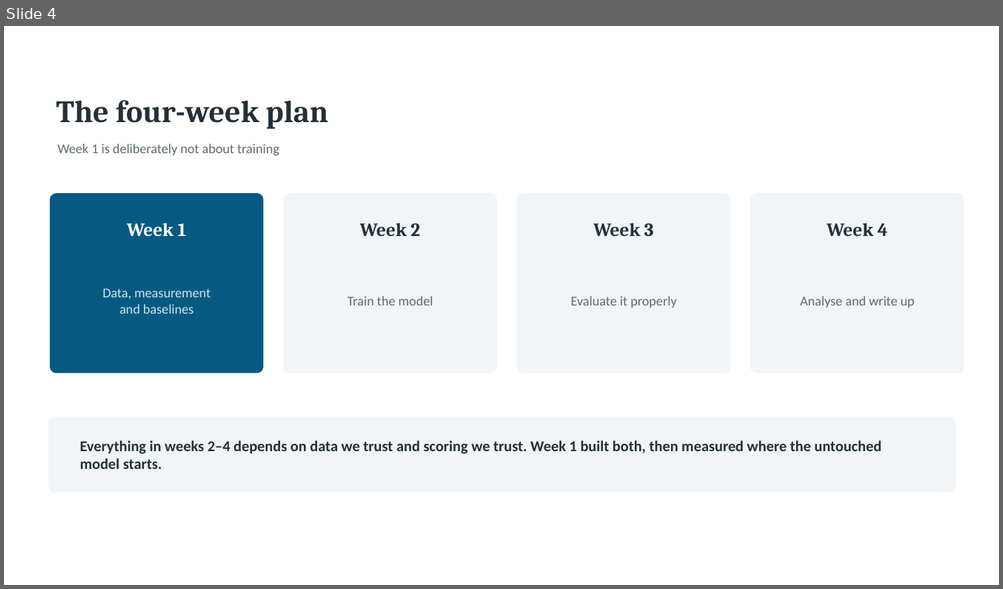
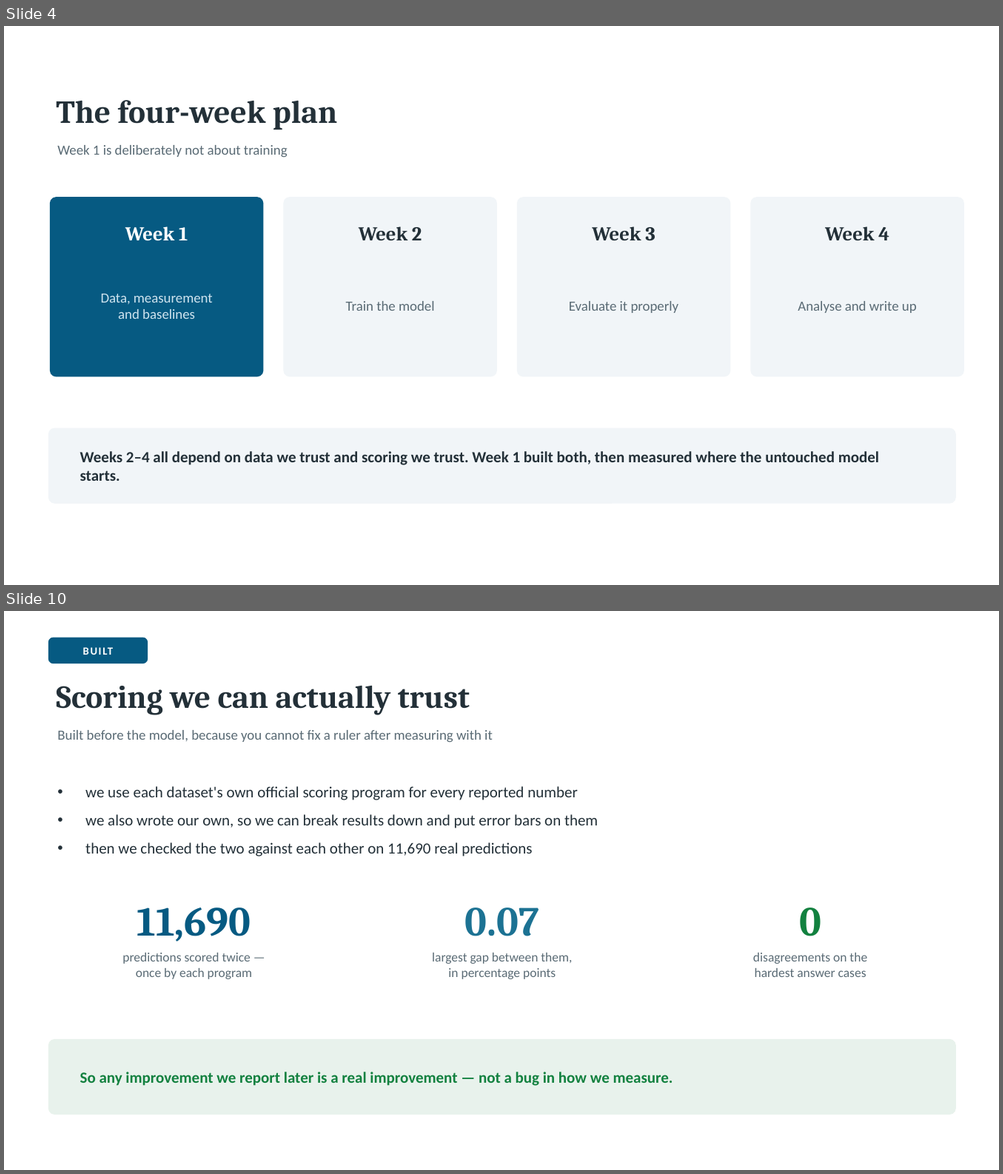
Before and after one commit to Ahmed-Elghazaly/chartqa-dual-target, a slide deck: presentation/ChartQA-Week1.pptx. Shown one above the other, each under a label of ours: slide 4 before the commit, slides 4 and 10 after it; the slides between them are not shown. The pictures are 1003x589 and 1003x1174 pixels, drawn with LibreOffice and Linux fonts; fonts in the diff are those of the drawing. Boxes give left, top, right and bottom in pixels: in the first picture for what was removed or moved away, otherwise in the second. Text is boxed around its words. In the diff, an @@ line names an element or a change of style, - is before the commit and + after.

```diff
--- a/presentation/ChartQA-Week1.pptx
+++ b/presentation/ChartQA-Week1.pptx
@@ slide 10 added at box(4, 611, 999, 1170), background #FFFFFF @@
@@ rounded rectangle added at box(48, 638, 148, 664), fill #065A82, outline #065A82 1 pt @@
@@ text added at box(48, 638, 148, 664), 10.5 pt, text #FFFFFF, bold @@
+BUILT
@@ text added at box(56, 686, 469, 715), 31 pt, text #233038, bold @@
+Scoring we can actually trust
@@ text added at box(57, 730, 492, 742), 13.5 pt, text #5A6B75 @@
+Built before the model, because you cannot fix a ruler after measuring with it
@@ text added at box(85, 786, 597, 857), 15 pt, text #233038 @@
+• we use each dataset's own official scoring program for every reported number
+• we also wrote our own, so we can break results down and put error bars on them
+• then we checked the two against each other on 11,690 real predictions
@@ text added at box(137, 908, 251, 942), 40 pt, text #065A82, bold @@
+11,690
@@ text added at box(465, 908, 539, 937), 40 pt, text #1C7293, bold @@
+0.07
@@ text added at box(799, 908, 821, 937), 40 pt, text #12813F, bold @@
+0
@@ text added at box(122, 953, 252, 980), 12.5 pt, text #5A6B75 @@
+predictions scored twice —
+once by each program
@@ text added at box(432, 953, 572, 980), 12.5 pt, text #5A6B75 @@
+largest gap between them,
+in percentage points
@@ text added at box(753, 953, 867, 977), 12.5 pt, text #5A6B75 @@
+disagreements on the
+hardest answer cases
@@ rounded rectangle added at box(48, 1040, 956, 1115), fill #E8F2EC, outline #E8F2EC 1 pt @@
@@ text added at box(80, 1072, 673, 1086), 15 pt, text #12813F, bold @@
+So any improvement we report later is a real improvement — not a bug in how we measure.
@@ slide 4 changed as well @@
@@ text "The four-week plan" at box(56, 100, 337, 130): size 30 to 31 pt @@
@@ 4 texts, 4 rounded rectangles: place and size @@
-4 texts, 4 rounded rectangles at box(51, 194, 964, 373)
+4 texts, 4 rounded rectangles at box(51, 198, 964, 377)
@@ size 18 to 19 pt in 4 elements at box(125, 227, 188, 241), box(358, 227, 421, 241), box(592, 227, 655, 241), box(825, 227, 889, 241) @@
@@ size 13 to 13.5 pt in 5 elements at box(57, 145, 287, 157), box(101, 294, 213, 319), box(346, 301, 435, 311), box(569, 301, 679, 313), box(797, 301, 916, 313) @@
@@ rounded rectangle: place and size @@
-rounded rectangle at box(48, 417, 956, 492)
+rounded rectangle at box(48, 429, 956, 503)
@@ text at box(80, 452, 879, 481): text changed; size 14.5 to 15 pt @@
-Everything in weeks 2–4 depends on data we trust and scoring we trust. Week 1 built both, then measured where the untouched model starts.
+Weeks 2–4 all depend on data we trust and scoring we trust. Week 1 built both, then measured where the untouched model starts.
```
Also in this commit, not shown: 4 other slides changed, 8 other slides added, 14 slides removed, 7 other files.
